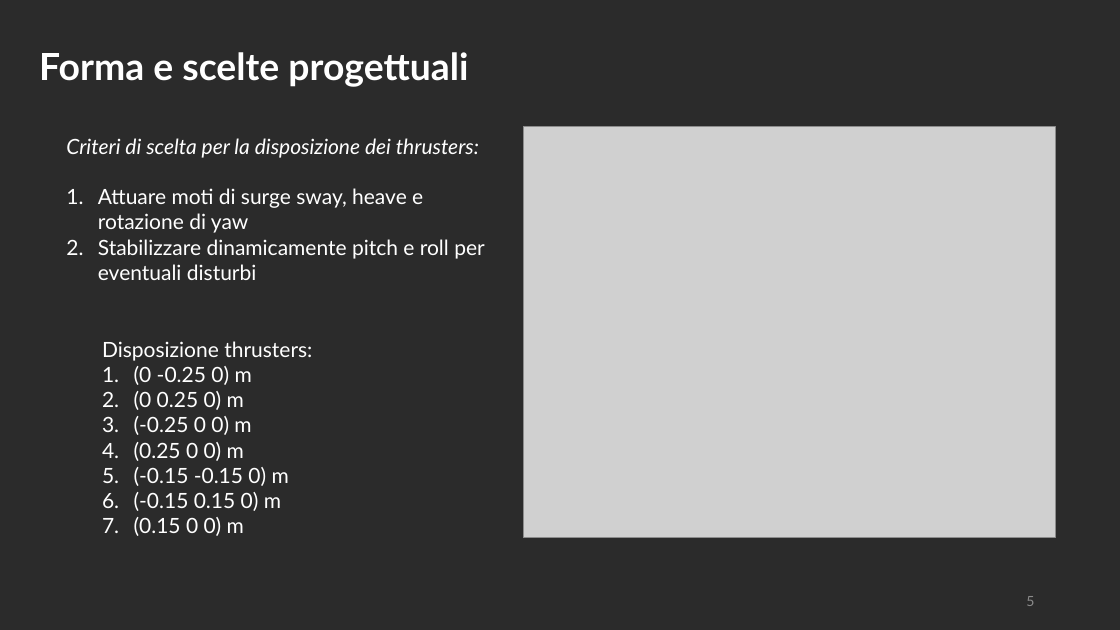
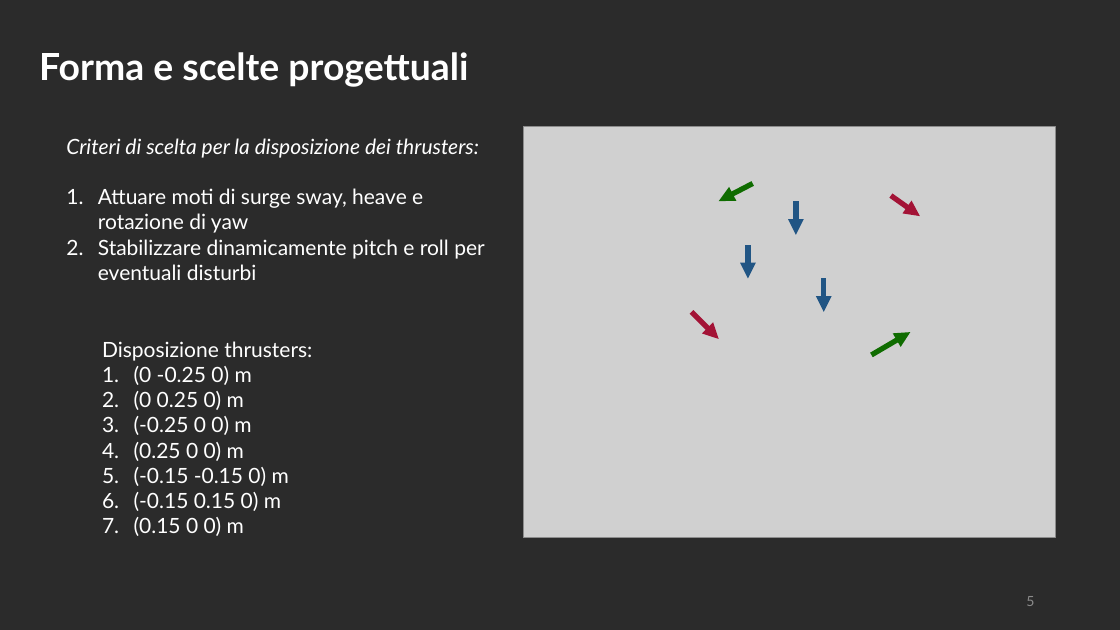
Before and after one commit to polifab/Subacquei_modello, a slide deck: slide 5 of presentazione.pptx. Drawn at 1120x630 pixels with LibreOffice and Linux fonts; fonts in the diff are those of the drawing; grey boxes stand for pictures; background and template pictures are left out; a plain dark background stands for a picture behind light text. Boxes give left, top, right and bottom in pixels: in the first picture for what was removed or moved away, otherwise in the second. Text is boxed around its words. In the diff, an @@ line names an element or a change of style, - is before the commit and + after.

```diff
--- a/presentazione.pptx
+++ b/presentazione.pptx
@@ arrow added from (753, 183) to (719, 201), #0F6C00 4.5 pt @@
@@ arrow added from (796, 202) to (796, 235), #215584 4.5 pt @@
@@ arrow added from (891, 196) to (920, 216), #A31336 4.5 pt @@
@@ arrow added from (748, 245) to (748, 279), #215584 4.5 pt @@
@@ arrow added from (824, 279) to (824, 312), #215584 4.5 pt @@
@@ arrow added from (691, 312) to (719, 339), #A31336 4.5 pt @@
@@ arrow added from (871, 355) to (911, 332), #0F6C00 4.5 pt @@
```
Also in this commit, not shown: 10 other slides changed.
